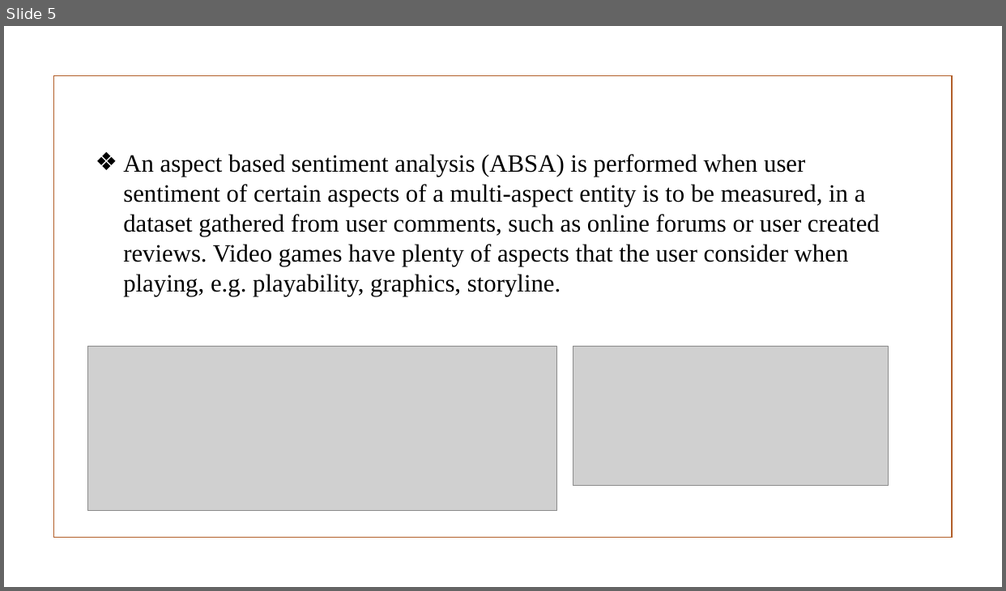
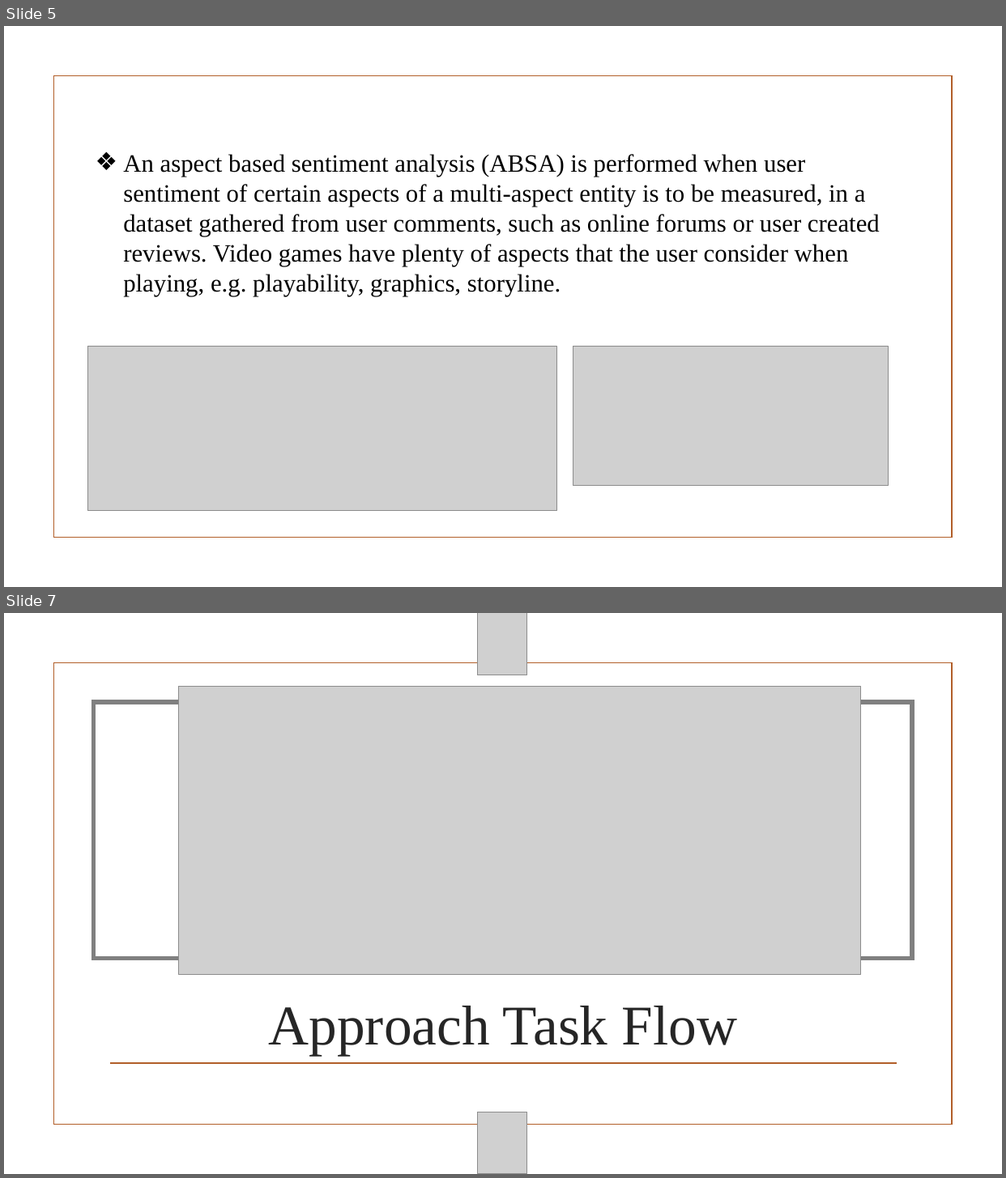
Before and after one commit to Hiten1928/AspectBasedSentimentalAnalysis, a slide deck: Documents/Quality_Project.pptx. Shown one above the other, each under a label of ours: slide 5 before the commit, slides 5 and 7 after it; the slides between them are not shown. The pictures are 1006x591 and 1006x1178 pixels, drawn with LibreOffice and Linux fonts; fonts in the diff are those of the drawing; grey boxes stand for pictures; background and template pictures are left out. Boxes give left, top, right and bottom in pixels: in the first picture for what was removed or moved away, otherwise in the second. Text is boxed around its words. In the diff, an @@ line names an element or a change of style, - is before the commit and + after.

```diff
--- a/Documents/Quality_Project.pptx
+++ b/Documents/Quality_Project.pptx
@@ slide 7 added at (4, 613, 1002, 1174), background picture (left out) @@
@@ picture added at (477, 613, 527, 750) @@
@@ rectangle added at (93, 702, 912, 958), fill #FFFFFF, outline #808080 4.5 pt @@
@@ picture added at (179, 687, 860, 974) @@
@@ title added at (269, 1006, 737, 1055), 54 pt, text #262626 @@
+Approach Task Flow
@@ picture added at (477, 1042, 527, 1174) @@
@@ line added from (110, 1063) to (897, 1063), #B15E28 1.25 pt @@
@@ group added at (4, 613, 1002, 1174): 2 rectangles, 2 pictures @@
```
Also in this commit, not shown: 2 slides changed, 8 other slides added, 2 slides removed.
